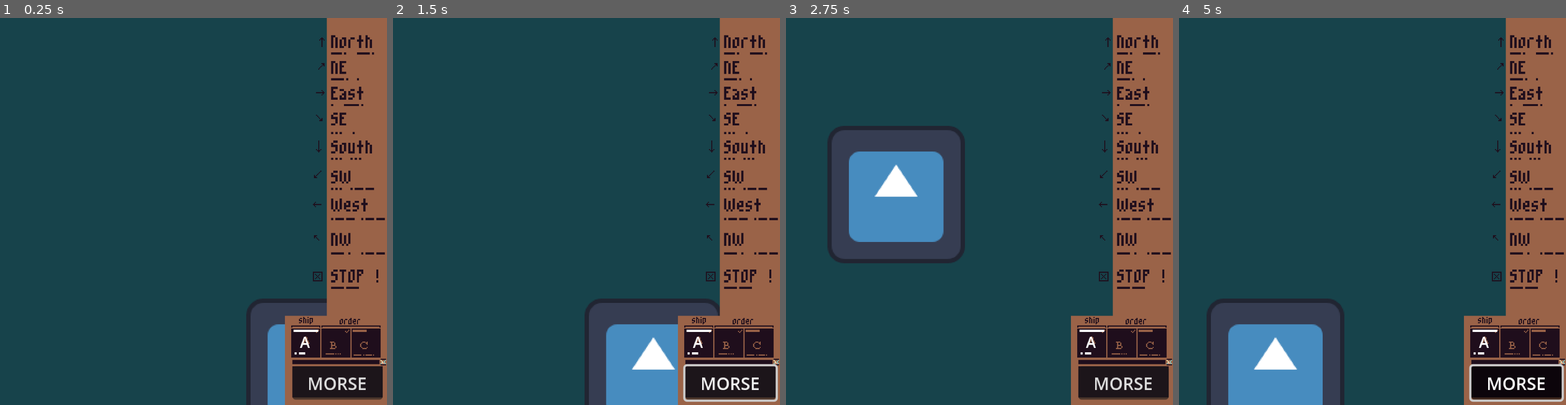
Above: before the commit, frames 1-4 (left to right).
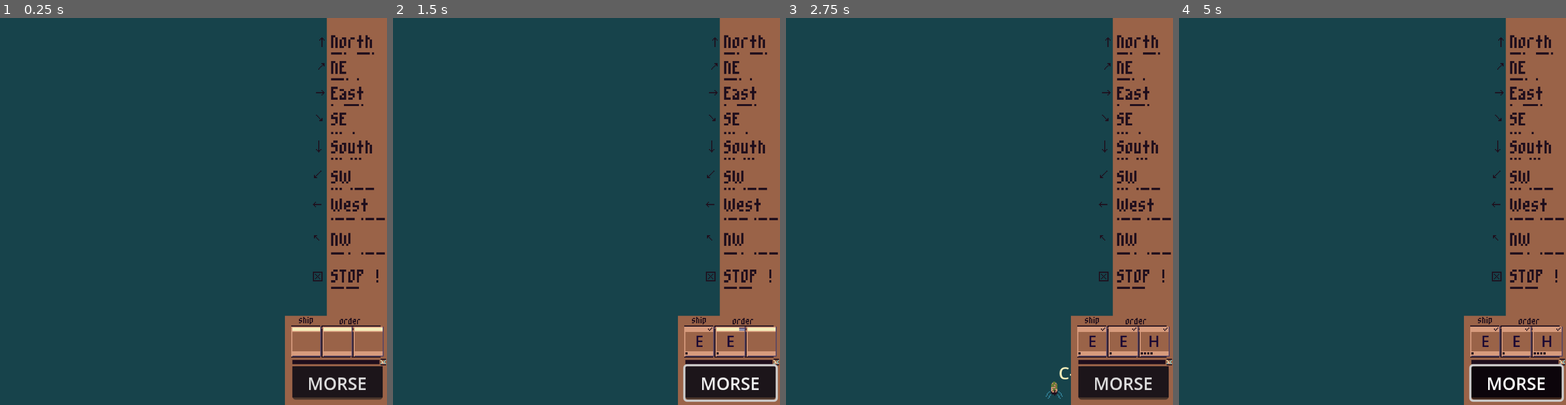
Above: after the commit, the same moments.

Repository: Mugule/LD60
Game: Godot game, scene res://Level/level.tscn
Same seed, same stepped clock (60 frames per second), same inputs: the game is played once before the commit and once after it. This scene is started directly instead of the project's main scene. The engine's default icon, where the game draws it, is replaced by a stand-in: a white triangle on a blue panel in a dark square.
Inputs (mouse positions are in pixels of both pictures, inside the frame that each line leads up to):
- Up to frame 1 (0.25 s): no input
- Up to frame 2 (1.5 s): click "MORSE" at 0.5 s; tap Enter (ui_accept) at 1.25 s; move the mouse to (671, 192) at 1.27 s; hold Right (ui_right) from 1.28 s (still down); hold Enter (ui_accept) from 1.28 s (still down)
- Up to frame 3 (2.75 s): move the mouse to (902, 230) at 2.02 s; release Right (ui_right) at 2.03 s; release Enter (ui_accept) at 2.03 s; hold Down (ui_down) from 2.03 s (still down); click (902, 230) at 2.1 s; tap Enter (ui_accept) at 2.27, 2.3, 2.57 s
- Up to frame 4 (5 s): move the mouse to (1411, 126) at 2.77 s; release Down (ui_down) at 2.78 s; hold Right (ui_right) 2.78-3.53 s; hold Enter (ui_accept) 2.78-3.53 s; move the mouse to (1353, 288) at 3.52 s; hold Up (ui_up) 3.53-4.28 s; click (1353, 288) at 3.6 s; tap Enter (ui_accept) at 3.77, 3.8, 4.07 s; move the mouse to (1488, 269) at 4.27 s; hold Left (ui_left) from 4.28 s (still down); hold Enter (ui_accept) from 4.28 s (still down)

The runs differ from the first frame. In frame 1, 4.9% of the frame differs, in the area x 63-100%, y 72-100%; in frame 2, 8.7%; in frame 3, 14%, in the area x 10-100%, y 27-99%; in frame 4, 11%.

Commit message:
boat incomin

Diff:
--- a/Global/morse.gd
+++ b/Global/morse.gd
@@ -27,7 +27,7 @@
 	".-." : "R",
 	"..." : "S",
 	"-" : "T",
-	".._" : "U",
+	"..-" : "U",
 	"...-" : "V",
 	".--" : "W",
 	"-..-" : "X",
--- /dev/null
+++ b/Level/biper.gd
@@ -0,0 +1,39 @@
+extends Button
+
+# Measurements
+var time_pressed : float = 0.0
+var bip_pressed : bool = false
+var bip_just_released : bool = false
+
+signal bip(String)
+
+func _ready():
+	button_down.connect(on_pressed)
+	button_up.connect(on_released)
+
+func _process(delta):
+	# Please do not use ui_accept in real game. I'm just a lazy boy
+	# PRESSED
+	if bip_just_released:
+		bip_just_released = false
+		bip_pressed = false
+		# Add short or long
+		if time_pressed < MorseGlobal.short_time :
+			bip.emit(".")
+		else :
+			bip.emit("-")
+		# Reset
+		time_pressed = 0.0
+	elif bip_pressed :
+		time_pressed += delta
+
+func _input(event):
+	if event.is_action_pressed("ui_accept") :
+		bip_pressed = true
+	elif event.is_action_released("ui_accept") :
+		bip_just_released = true
+
+func on_pressed():
+	bip_pressed = true
+func on_released():
+	bip_just_released = true
--- /dev/null
+++ b/Level/boats.gd
@@ -0,0 +1,14 @@
+extends Node2D
+
+func on_valid_word(word : String):
+	print('boats received %s' % word)
+	var boat : Boat = get_node(word[0])
+	if boat :
+		var order = word.right(-1)
+		if boat.orders.has(order) :
+			print('boat %s do %s' % [boat.name,order])
+			boat.on_order_received(order)
+		else :
+			print('wrong order')
+	else :
+		print('no boat')
--- /dev/null
+++ b/Level/letter.gd
@@ -0,0 +1,72 @@
+class_name NodeLetter extends TextureRect
+
+@onready var letter_node : RichTextLabel = $Letter
+@onready var bips : HBoxContainer = $Bips
+@onready var timer : Timer = $Timer
+@onready var timer_bar : ColorRect = $TimerBar
+@onready var checkmark : TextureRect = $Checkmark
+
+var active : bool = false
+
+var index : int = 0
+var current : String
+var result : String = ""
+
+signal wrong()
+signal valid(letter:String)
+
+func _ready():
+	timer.timeout.connect(on_timer_end)
+	reset()
+
+func _process(_delta):
+	if active : # Bar go down
+		var ratio : float = timer.time_left / MorseGlobal.space_time
+		timer_bar.size.x = ratio * 26
+
+func reset():
+	active = false
+	timer.wait_time = MorseGlobal.space_time
+	letter_node.text = ""
+	current = ""
+	timer_bar.size.x = 26
+	for b in bips.get_children() :
+		b.hide()
+	checkmark.hide()
+
+func add_bip(bip : String):
+	# (re)start timer
+	start_timer()
+	# Show titah
+	current += bip
+	if bip == "." :
+		bips.get_node("Ti"+str(index)).show()
+	elif bip == "-" :
+		bips.get_node("Ta"+str(index)).show()
+	# Increment
+	index += 1
+	# PRESHOW LETTER
+	if MorseGlobal.letters.has(current) :
+		result = MorseGlobal.letters[current]
+	else :
+		result = "?"
+	letter_node.text = result
+	# IF FULL CHECK
+	if index == 4 :
+		check()
+
+func start_timer():
+	active = true
+	timer.start()
+
+func on_timer_end():
+	check()
+
+func check():
+	active = false
+	timer.stop()
+	if result == "?" :
+		wrong.emit()
+	else :
+		checkmark.show()
+		valid.emit(result)
--- /dev/null
+++ b/Level/letter.tscn
@@ -0,0 +1,104 @@
+[gd_scene format=3 uid="uid://dasmapp1dg0jy"]
+
+[ext_resource type="Texture2D" uid="uid://dnpn6q1flxo76" path="res://Aseprite/mockup/blank_letter.png" id="1_wwulo"]
+[ext_resource type="Script" uid="uid://bk28whe8a3xss" path="res://Level/letter.gd" id="2_p0p00"]
+[ext_resource type="Texture2D" uid="uid://b5y00vkvswhgg" path="res://Aseprite/mockup/ti.png" id="3_ynoh7"]
+[ext_resource type="Texture2D" uid="uid://csp014nekwi87" path="res://Aseprite/mockup/tah.png" id="4_82uwe"]
+[ext_resource type="Texture2D" uid="uid://b1gmogcmsmlvw" path="res://Aseprite/mockup/check.png" id="5_jshul"]
+
+[node name="Letter" type="TextureRect" unique_id=1826401334]
+custom_minimum_size = Vector2(28, 28)
+offset_right = 28.0
+offset_bottom = 28.0
+texture = ExtResource("1_wwulo")
+script = ExtResource("2_p0p00")
+
+[node name="Letter" type="RichTextLabel" parent="." unique_id=32917374]
+layout_mode = 1
+anchors_preset = 15
+anchor_right = 1.0
+anchor_bottom = 1.0
+offset_top = 4.0
+offset_bottom = -5.0
+grow_horizontal = 2
+grow_vertical = 2
+theme_override_colors/default_color = Color(0.101960786, 0.03529412, 0.2, 1)
+theme_override_font_sizes/normal_font_size = 14
+text = "A"
+scroll_active = false
+horizontal_alignment = 1
+
+[node name="TimerBar" type="ColorRect" parent="." unique_id=1174232397]
+layout_mode = 1
+anchors_preset = 10
+anchor_right = 1.0
+offset_left = 1.0
+offset_top = 1.0
+offset_right = -1.0
+offset_bottom = 4.0
+grow_horizontal = 2
+color = Color(0.9607843, 0.92941177, 0.7294118, 1)
+
+[node name="Timer" type="Timer" parent="." unique_id=21842790]
+one_shot = true
+
+[node name="Bips" type="HBoxContainer" parent="." unique_id=725914303]
+layout_mode = 1
+anchors_preset = 2
+anchor_top = 1.0
+anchor_bottom = 1.0
+offset_left = 1.0
+offset_top = -4.0
+offset_right = 41.0
+offset_bottom = -2.0
+grow_vertical = 0
+theme_override_constants/separation = 0
+
+[node name="Ti0" type="TextureRect" parent="Bips" unique_id=1319127560]
+visible = false
+layout_mode = 2
+texture = ExtResource("3_ynoh7")
+
+[node name="Ta0" type="TextureRect" parent="Bips" unique_id=1522976634]
+visible = false
+layout_mode = 2
+texture = ExtResource("4_82uwe")
+
+[node name="Ti1" type="TextureRect" parent="Bips" unique_id=1390400197]
+visible = false
+layout_mode = 2
+texture = ExtResource("3_ynoh7")
+
+[node name="Ta1" type="TextureRect" parent="Bips" unique_id=260559450]
+visible = false
+layout_mode = 2
+texture = ExtResource("4_82uwe")
+
+[node name="Ti2" type="TextureRect" parent="Bips" unique_id=742927782]
+visible = false
+layout_mode = 2
+texture = ExtResource("3_ynoh7")
+
+[node name="Ta2" type="TextureRect" parent="Bips" unique_id=429781175]
+visible = false
+layout_mode = 2
+texture = ExtResource("4_82uwe")
+
+[node name="Ti3" type="TextureRect" parent="Bips" unique_id=1513356390]
+visible = false
+layout_mode = 2
+texture = ExtResource("3_ynoh7")
+
+[node name="Ta3" type="TextureRect" parent="Bips" unique_id=764129198]
+visible = false
+layout_mode = 2
+texture = ExtResource("4_82uwe")
+
+[node name="Checkmark" type="TextureRect" parent="." unique_id=2047984480]
+visible = false
+layout_mode = 0
+offset_left = 1.0
+offset_top = 1.0
+offset_right = 27.0
+offset_bottom = 4.0
+texture = ExtResource("5_jshul")
--- /dev/null
+++ b/Level/letter_container.gd
@@ -0,0 +1,47 @@
+extends HBoxContainer
+
+var letter_nodes : Array
+var actual_letter : NodeLetter
+var actual_word : String
+var actual_index : int
+
+var can_take_order : bool = true
+
+signal valid_word(word : String)
+
+func _ready():
+	for l in get_children():
+		if l is NodeLetter :
+			letter_nodes.append(l)
+			l.valid.connect(on_letter_valid)
+			l.wrong.connect(on_letter_wrong)
+	reset_all()
+
+func reset_all(take_order_after_reset : bool = true):
+	print("reset letters")
+	can_take_order = false
+	for l in letter_nodes :
+		l.reset()
+	actual_index = 0
+	actual_letter = get_child(actual_index)
+	actual_word = ''
+	can_take_order = take_order_after_reset
+
+func add_bip(bip : String) :
+	if can_take_order :
+		actual_letter.add_bip(bip)
+
+func on_letter_valid(letter : String):
+	can_take_order = false # Parent will reset it
+	print("actual_letter : %s - %s" % [actual_letter.name,letter])
+	actual_word += letter
+	actual_index += 1
+	if actual_index >= letter_nodes.size() : # VALID ORDER <=
+		actual_letter = null
+		valid_word.emit(actual_word)
+	else :
+		actual_letter = get_child(actual_index)
+		can_take_order = true
+
+func on_letter_wrong():
+	reset_all()
--- /dev/null
+++ b/Level/level.gd
@@ -0,0 +1,7 @@
+extends Node2D
+
+@onready var hero = $Hero
+@onready var boats = $Boats
+
+func _ready():
+	hero.valid_word.connect(boats.on_valid_word)
--- a/Level/level.tscn
+++ b/Level/level.tscn
@@ -1,96 +1,71 @@
 [gd_scene format=3 uid="uid://1jnr587qhn2e"]
 
 [ext_resource type="Script" uid="uid://dpk2rpsh5jtwy" path="res://Objects/hero.gd" id="1_o6mkr"]
+[ext_resource type="Script" uid="uid://bv1xyojxd1gyg" path="res://Level/level.gd" id="1_wqlfs"]
 [ext_resource type="Script" uid="uid://b246giamxehvb" path="res://Level/camera_2d.gd" id="2_52x1o"]
 [ext_resource type="Texture2D" uid="uid://bm5i7b35nolvv" path="res://Aseprite/mockup/ui_base.png" id="2_uawph"]
-[ext_resource type="Texture2D" uid="uid://rpbk4xqjma7b" path="res://icon.svg" id="3_52x1o"]
+[ext_resource type="Script" uid="uid://c6po2vtvv8e3w" path="res://Level/boats.gd" id="3_py82k"]
+[ext_resource type="PackedScene" uid="uid://brw74cog6cf1e" path="res://Objects/boat.tscn" id="3_wqlfs"]
+[ext_resource type="Script" uid="uid://dpdh1b45wiykp" path="res://Level/biper.gd" id="5_iincs"]
+[ext_resource type="Script" uid="uid://bpnm8bnsattdk" path="res://Level/letter_container.gd" id="6_d6qko"]
+[ext_resource type="PackedScene" uid="uid://dasmapp1dg0jy" path="res://Level/letter.tscn" id="6_nk1il"]
 
 [node name="Level" type="Node2D" unique_id=675807826]
+script = ExtResource("1_wqlfs")
 
-[node name="Icon" type="Sprite2D" parent="." unique_id=1577655171]
-position = Vector2(13, 45)
-texture = ExtResource("3_52x1o")
+[node name="Boats" type="Node2D" parent="." unique_id=1664959774]
+script = ExtResource("3_py82k")
 
-[node name="Icon2" type="Sprite2D" parent="." unique_id=2083715725]
-position = Vector2(349, 156)
-texture = ExtResource("3_52x1o")
+[node name="B" parent="Boats" unique_id=100744886 instance=ExtResource("3_wqlfs")]
+position = Vector2(209, 242)
+
+[node name="C" parent="Boats" unique_id=1091338488 instance=ExtResource("3_wqlfs")]
+position = Vector2(160, 225)
+
+[node name="D" parent="Boats" unique_id=1603113405 instance=ExtResource("3_wqlfs")]
+position = Vector2(172, 265)
+
+[node name="F" parent="Boats" unique_id=233138924 instance=ExtResource("3_wqlfs")]
+position = Vector2(116, 265)
+
+[node name="G" parent="Boats" unique_id=1449247885 instance=ExtResource("3_wqlfs")]
+position = Vector2(193, 220)
 
 [node name="Camera2D" type="Camera2D" parent="." unique_id=486463483]
 position = Vector2(-30, 207)
 position_smoothing_speed = 1.0
 script = ExtResource("2_52x1o")
 
-[node name="SubViewport" type="CanvasLayer" parent="." unique_id=975054709]
+[node name="Hero" type="CanvasLayer" parent="." unique_id=975054709]
 script = ExtResource("1_o6mkr")
 
-[node name="Sprite2D" type="TextureRect" parent="SubViewport" unique_id=1378025673]
+[node name="Sprite2D" type="TextureRect" parent="Hero" unique_id=1378025673]
 offset_left = 248.0
 offset_right = 360.0
 offset_bottom = 360.0
 texture = ExtResource("2_uawph")
 
-[node name="Main" type="Button" parent="SubViewport" unique_id=691284511]
+[node name="Biper" type="Button" parent="Hero" unique_id=691284511]
 offset_left = 272.0
 offset_top = 324.0
 offset_right = 356.0
 offset_bottom = 355.0
 text = "MORSE"
+script = ExtResource("5_iincs")
 
-[node name="Inputs" type="Control" parent="SubViewport" unique_id=2003454982]
-layout_mode = 3
-anchors_preset = 0
-offset_right = 40.0
-offset_bottom = 40.0
+[node name="LetterContainer" type="HBoxContainer" parent="Hero" unique_id=1451763572]
+offset_left = 271.0
+offset_top = 287.0
+offset_right = 357.0
+offset_bottom = 315.0
+theme_override_constants/separation = 1
+script = ExtResource("6_d6qko")
 
-[node name="0" type="TextureRect" parent="SubViewport/Inputs" unique_id=844846978]
-layout_mode = 0
-offset_left = 271.0
-offset_top = 289.0
-offset_right = 298.0
-offset_bottom = 316.0
+[node name="0" parent="Hero/LetterContainer" unique_id=1826401334 instance=ExtResource("6_nk1il")]
+layout_mode = 2
 
-[node name="RichTextLabel" type="RichTextLabel" parent="SubViewport/Inputs/0" unique_id=1049770330]
-layout_mode = 1
-anchors_preset = 15
-anchor_right = 1.0
-anchor_bottom = 1.0
-offset_top = 3.0
-offset_bottom = -3.0
-grow_horizontal = 2
-grow_vertical = 2
-theme_override_font_sizes/normal_font_size = 14
-text = "A"
-scroll_active = false
-horizontal_alignment = 1
+[node name="1" parent="Hero/LetterContainer" unique_id=769515481 instance=ExtResource("6_nk1il")]
+layout_mode = 2
 
-[node name="Timer" type="ColorRect" parent="SubViewport/Inputs/0" unique_id=1319288409]
-layout_mode = 1
-anchors_preset = 10
-anchor_right = 1.0
-offset_left = 2.0
-offset_top = 1.0
-offset_right = -2.0
-offset_bottom = 3.0
-grow_horizontal = 2
-
-[node name="Ti" type="ColorRect" parent="SubViewport/Inputs/0" unique_id=1980973788]
-layout_mode = 1
-anchors_preset = 2
-anchor_top = 1.0
-anchor_bottom = 1.0
-offset_left = 3.0
-offset_top = -5.0
-offset_right = 5.0
-offset_bottom = -3.0
-grow_vertical = 0
-
-[node name="Taah" type="ColorRect" parent="SubViewport/Inputs/0" unique_id=828859712]
-layout_mode = 1
-anchors_preset = 2
-anchor_top = 1.0
-anchor_bottom = 1.0
-offset_left = 7.0
-offset_top = -5.0
-offset_right = 13.0
-offset_bottom = -3.0
-grow_vertical = 0
+[node name="2" parent="Hero/LetterContainer" unique_id=1290624547 instance=ExtResource("6_nk1il")]
+layout_mode = 2
--- /dev/null
+++ b/Objects/boat.gd
@@ -0,0 +1,36 @@
+class_name Boat extends Node2D
+
+@onready var sprite : AnimatedSprite2D = $Sprite
+@onready var id_node : Label = $Id
+
+@export var speed_1 : float = 6.0
+@export var speed_2 : float = 10.0
+
+var actual_speed : float
+var actual_direction : Vector2 = Vector2.ZERO
+
+var orders : Dictionary = {
+	"NO" : Vector2.ZERO,
+	"NN" : Vector2.UP,
+	"EE" : Vector2.RIGHT,
+	"SS" : Vector2.DOWN,
+	"WW" : Vector2.LEFT
+}
+
+func _ready():
+	var aftername : String = MorseGlobal.letters.find_key(str(name))
+	id_node.text = name + aftername
+
+func _physics_process(delta):
+	position += actual_direction * (delta * actual_speed)
+
+func on_order_received(new_order):
+	if new_order in orders :
+		if actual_direction == orders[new_order] :
+			actual_speed = speed_2
+		else :
+			actual_direction = orders[new_order]
+			actual_speed = speed_1
+		# Animation
+		if new_order in sprite.sprite_frames.get_animation_names() :
+			sprite.play(new_order)
--- /dev/null
+++ b/Objects/boat.tscn
@@ -0,0 +1,98 @@
+[gd_scene format=3 uid="uid://brw74cog6cf1e"]
+
+[ext_resource type="Script" uid="uid://d1mvq8vu6mpog" path="res://Objects/boat.gd" id="1_jnrec"]
+[ext_resource type="Texture2D" uid="uid://cer0qrp6mxyto" path="res://Aseprite/boats/civilian.png" id="2_xnmmp"]
+
+[sub_resource type="AtlasTexture" id="AtlasTexture_18ve3"]
+atlas = ExtResource("2_xnmmp")
+region = Rect2(192, 0, 32, 32)
+
+[sub_resource type="AtlasTexture" id="AtlasTexture_lowte"]
+atlas = ExtResource("2_xnmmp")
+region = Rect2(224, 0, 32, 32)
+
+[sub_resource type="AtlasTexture" id="AtlasTexture_ax07d"]
+atlas = ExtResource("2_xnmmp")
+region = Rect2(64, 0, 32, 32)
+
+[sub_resource type="AtlasTexture" id="AtlasTexture_303ab"]
+atlas = ExtResource("2_xnmmp")
+region = Rect2(96, 0, 32, 32)
+
+[sub_resource type="AtlasTexture" id="AtlasTexture_mrslh"]
+atlas = ExtResource("2_xnmmp")
+region = Rect2(0, 0, 32, 32)
+
+[sub_resource type="AtlasTexture" id="AtlasTexture_u0l77"]
+atlas = ExtResource("2_xnmmp")
+region = Rect2(32, 0, 32, 32)
+
+[sub_resource type="AtlasTexture" id="AtlasTexture_vkr5y"]
+atlas = ExtResource("2_xnmmp")
+region = Rect2(128, 0, 32, 32)
+
+[sub_resource type="AtlasTexture" id="AtlasTexture_ekkt0"]
+atlas = ExtResource("2_xnmmp")
+region = Rect2(160, 0, 32, 32)
+
+[sub_resource type="SpriteFrames" id="SpriteFrames_ur235"]
+animations = [{
+"frames": [{
+"duration": 1.0,
+"texture": SubResource("AtlasTexture_18ve3")
+}, {
+"duration": 1.0,
+"texture": SubResource("AtlasTexture_lowte")
+}],
+"loop": true,
+"name": &"EE",
+"speed": 5.0
+}, {
+"frames": [{
+"duration": 1.0,
+"texture": SubResource("AtlasTexture_ax07d")
+}, {
+"duration": 1.0,
+"texture": SubResource("AtlasTexture_303ab")
+}],
+"loop": true,
+"name": &"NN",
+"speed": 5.0
+}, {
+"frames": [{
+"duration": 1.0,
+"texture": SubResource("AtlasTexture_mrslh")
+}, {
+"duration": 1.0,
+"texture": SubResource("AtlasTexture_u0l77")
+}],
+"loop": true,
+"name": &"SS",
+"speed": 5.0
+}, {
+"frames": [{
+"duration": 1.0,
+"texture": SubResource("AtlasTexture_vkr5y")
+}, {
+"duration": 1.0,
+"texture": SubResource("AtlasTexture_ekkt0")
+}],
+"loop": true,
+"name": &"WW",
+"speed": 5.0
+}]
+
+[node name="Boat" type="Node2D" unique_id=100744886]
+script = ExtResource("1_jnrec")
+
+[node name="Sprite" type="AnimatedSprite2D" parent="." unique_id=297426315]
+sprite_frames = SubResource("SpriteFrames_ur235")
+animation = &"NN"
+
+[node name="Id" type="Label" parent="." unique_id=1662204354]
+offset_left = 4.0
+offset_top = -26.0
+offset_right = 44.0
+offset_bottom = -3.0
+theme_override_colors/font_color = Color(0.9607843, 0.92941177, 0.7294118, 1)
+text = "A"
--- a/Objects/hero.gd
+++ b/Objects/hero.gd
@@ -1,40 +1,17 @@
 extends Node
 
-# Measurements
-## Do the tititahtah
-var time_pressed : float = 0.0
-## Time when realesed and nothing happen
-var time_nothing : float = 0.0
-## Need to check if something will happen
-var nothing_check : bool = false
-# Final word
-var letter : String
+@onready var letters_container = $LetterContainer
+@onready var biper = $Biper
 
-func _process(delta):
-	# Please do not use ui_accept in real game. I'm just a lazy boy
+signal valid_word(word:String)
 
-	# PRESSED
-	if Input.is_action_just_released("ui_accept"):
-		nothing_check = true
-		# Add short or long
-		if time_pressed < MorseGlobal.short_time :
-			letter += "."
-		else :
-			letter += "-"
-		# Reset
-		time_pressed = 0.0
-	elif Input.is_action_pressed("ui_accept") :
-		time_pressed += delta
-	# SPACING
-	if nothing_check :
-		time_nothing += delta
-		# If spacing, say the word
-		if time_nothing > MorseGlobal.space_time :
-			nothing_check = false
-			if letter in MorseGlobal.letters :
-				print(MorseGlobal.letters[letter])
-			else :
-				print("?")
-			# Reset
-			letter = ''
-			time_nothing = 0.0
+func _ready():
+	biper.bip.connect(letters_container.add_bip)
+	letters_container.valid_word.connect(on_valid_word)
+
+func on_valid_word(word : String):
+	print('valid word %s' % word)
+	#letters_container.reset_all()
+	valid_word.emit(word)
+
+	# waiting for next
--- a/project.godot
+++ b/project.godot
@@ -28,6 +28,47 @@
 
 [input]
 
+ui_accept={
+"deadzone": 0.5,
+"events": [Object(InputEventKey,"resource_local_to_scene":false,"resource_name":"","device":0,"window_id":0,"alt_pressed":false,"shift_pressed":false,"ctrl_pressed":false,"meta_pressed":false,"pressed":false,"keycode":4194309,"physical_keycode":0,"key_label":0,"unicode":0,"location":0,"echo":false,"script":null)
+, Object(InputEventKey,"resource_local_to_scene":false,"resource_name":"","device":0,"window_id":0,"alt_pressed":false,"shift_pressed":false,"ctrl_pressed":false,"meta_pressed":false,"pressed":false,"keycode":4194310,"physical_keycode":0,"key_label":0,"unicode":0,"location":0,"echo":false,"script":null)
+, Object(InputEventKey,"resource_local_to_scene":false,"resource_name":"","device":0,"window_id":0,"alt_pressed":false,"shift_pressed":false,"ctrl_pressed":false,"meta_pressed":false,"pressed":false,"keycode":32,"physical_keycode":0,"key_label":0,"unicode":32,"location":0,"echo":false,"script":null)
+, Object(InputEventJoypadButton,"resource_local_to_scene":false,"resource_name":"","device":-1,"button_index":0,"pressure":0.0,"pressed":false,"script":null)
+, Object(InputEventJoypadButton,"resource_local_to_scene":false,"resource_name":"","device":-1,"button_index":1,"pressure":0.0,"pressed":false,"script":null)
+]
+}
+ui_left={
+"deadzone": 0.5,
+"events": [Object(InputEventKey,"resource_local_to_scene":false,"resource_name":"","device":0,"window_id":0,"alt_pressed":false,"shift_pressed":false,"ctrl_pressed":false,"meta_pressed":false,"pressed":false,"keycode":4194319,"physical_keycode":0,"key_label":0,"unicode":0,"location":0,"echo":false,"script":null)
+, Object(InputEventJoypadButton,"resource_local_to_scene":false,"resource_name":"","device":-1,"button_index":13,"pressure":0.0,"pressed":false,"script":null)
+, Object(InputEventJoypadMotion,"resource_local_to_scene":false,"resource_name":"","device":-1,"axis":0,"axis_value":-1.0,"script":null)
+, Object(InputEventKey,"resource_local_to_scene":false,"resource_name":"","device":-1,"window_id":0,"alt_pressed":false,"shift_pressed":false,"ctrl_pressed":false,"meta_pressed":false,"pressed":false,"keycode":0,"physical_keycode":65,"key_label":0,"unicode":113,"location":0,"echo":false,"script":null)
+]
+}
+ui_right={
+"deadzone": 0.5,
+"events": [Object(InputEventKey,"resource_local_to_scene":false,"resource_name":"","device":0,"window_id":0,"alt_pressed":false,"shift_pressed":false,"ctrl_pressed":false,"meta_pressed":false,"pressed":false,"keycode":4194321,"physical_keycode":0,"key_label":0,"unicode":0,"location":0,"echo":false,"script":null)
+, Object(InputEventJoypadButton,"resource_local_to_scene":false,"resource_name":"","device":-1,"button_index":14,"pressure":0.0,"pressed":false,"script":null)
+, Object(InputEventJoypadMotion,"resource_local_to_scene":false,"resource_name":"","device":-1,"axis":0,"axis_value":1.0,"script":null)
+, Object(InputEventKey,"resource_local_to_scene":false,"resource_name":"","device":-1,"window_id":0,"alt_pressed":false,"shift_pressed":false,"ctrl_pressed":false,"meta_pressed":false,"pressed":false,"keycode":0,"physical_keycode":68,"key_label":0,"unicode":100,"location":0,"echo":false,"script":null)
+]
+}
+ui_up={
+"deadzone": 0.5,
+"events": [Object(InputEventKey,"resource_local_to_scene":false,"resource_name":"","device":0,"window_id":0,"alt_pressed":false,"shift_pressed":false,"ctrl_pressed":false,"meta_pressed":false,"pressed":false,"keycode":4194320,"physical_keycode":0,"key_label":0,"unicode":0,"location":0,"echo":false,"script":null)
+, Object(InputEventJoypadButton,"resource_local_to_scene":false,"resource_name":"","device":-1,"button_index":11,"pressure":0.0,"pressed":false,"script":null)
+, Object(InputEventJoypadMotion,"resource_local_to_scene":false,"resource_name":"","device":-1,"axis":1,"axis_value":-1.0,"script":null)
+, Object(InputEventKey,"resource_local_to_scene":false,"resource_name":"","device":-1,"window_id":0,"alt_pressed":false,"shift_pressed":false,"ctrl_pressed":false,"meta_pressed":false,"pressed":false,"keycode":0,"physical_keycode":87,"key_label":0,"unicode":122,"location":0,"echo":false,"script":null)
+]
+}
+ui_down={
+"deadzone": 0.5,
+"events": [Object(InputEventKey,"resource_local_to_scene":false,"resource_name":"","device":0,"window_id":0,"alt_pressed":false,"shift_pressed":false,"ctrl_pressed":false,"meta_pressed":false,"pressed":false,"keycode":4194322,"physical_keycode":0,"key_label":0,"unicode":0,"location":0,"echo":false,"script":null)
+, Object(InputEventJoypadButton,"resource_local_to_scene":false,"resource_name":"","device":-1,"button_index":12,"pressure":0.0,"pressed":false,"script":null)
+, Object(InputEventJoypadMotion,"resource_local_to_scene":false,"resource_name":"","device":-1,"axis":1,"axis_value":1.0,"script":null)
+, Object(InputEventKey,"resource_local_to_scene":false,"resource_name":"","device":-1,"window_id":0,"alt_pressed":false,"shift_pressed":false,"ctrl_pressed":false,"meta_pressed":false,"pressed":false,"keycode":0,"physical_keycode":83,"key_label":0,"unicode":115,"location":0,"echo":false,"script":null)
+]
+}
 mouse_click={
 "deadzone": 0.2,
 "events": [Object(InputEventMouseButton,"resource_local_to_scene":false,"resource_name":"","device":-1,"window_id":0,"a …(253 unchanged characters)…
Binary file added: Aseprite/boats/civilian.aseprite
Binary file added: Aseprite/boats/civilian.png
Not shown, added: Aseprite/boats/civilian.png.import
Binary file added: Aseprite/mockup/blank_letter.png
Not shown, added: Aseprite/mockup/blank_letter.png.import
Binary file added: Aseprite/mockup/check.png
Not shown, added: Aseprite/mockup/check.png.import
Binary file added: Aseprite/mockup/tah.png
Not shown, added: Aseprite/mockup/tah.png.import
Binary file added: Aseprite/mockup/ti.png
Not shown, added: Aseprite/mockup/ti.png.import
Binary file added: Aseprite/mockup/ui.aseprite
(and 6 more such lines)
